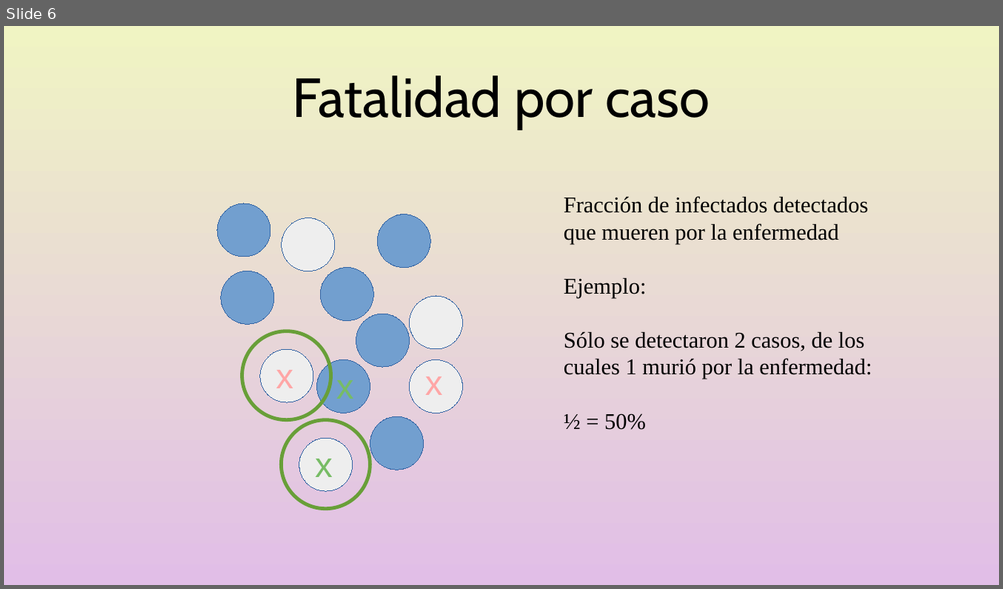
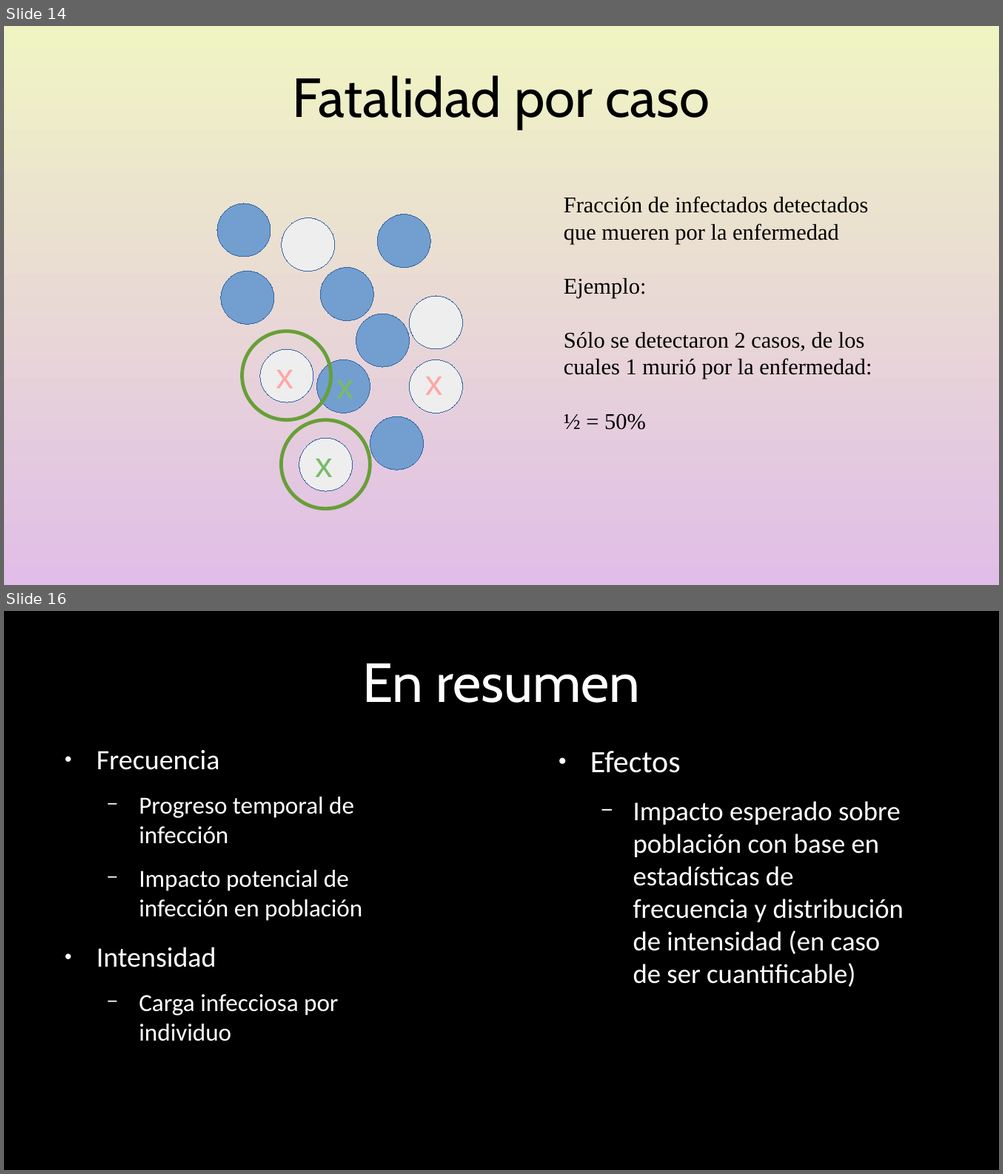
Before and after one commit to gerardommc/Medicina-Cons, a slide deck: Epidemiologia-basica.odp. Shown one above the other, each under a label of ours: slide 6 before the commit, slides 14 and 16 after it; the slides between them are not shown. The pictures are 1003x589 and 1003x1174 pixels, drawn with LibreOffice and Linux fonts; fonts in the diff are those of the drawing. Boxes give left, top, right and bottom in pixels: in the first picture for what was removed or moved away, otherwise in the second. Text is boxed around its words. In the diff, an @@ line names an element or a change of style, - is before the commit and + after.

```diff
--- a/Epidemiologia-basica.odp
+++ b/Epidemiologia-basica.odp
@@ slide 16 added at [4, 611, 999, 1170], background #000000 @@
@@ title added at [362, 664, 640, 703], 44 pt, text #FFFFFF @@
+En resumen
@@ text added at [96, 750, 362, 1042], 19.6 pt, text #FFFFFF @@
+● Frecuencia
+  − Progreso temporal de infección
+  − Impacto potencial de infección en población
+● Intensidad
+  − Carga infecciosa por individuo
@@ text added at [590, 751, 903, 987], 21.7 pt, text #FFFFFF @@
+● Efectos
+  − Impacto esperado sobre población con base en estadísticas de frecuencia y distribución de intensidad (en caso de ser cuantificable)
@@ what was slide 6 is now slide 14 @@
```
Also in this commit, not shown: 4 slides changed, 8 other slides added, 1 slide removed, 7 other files.
